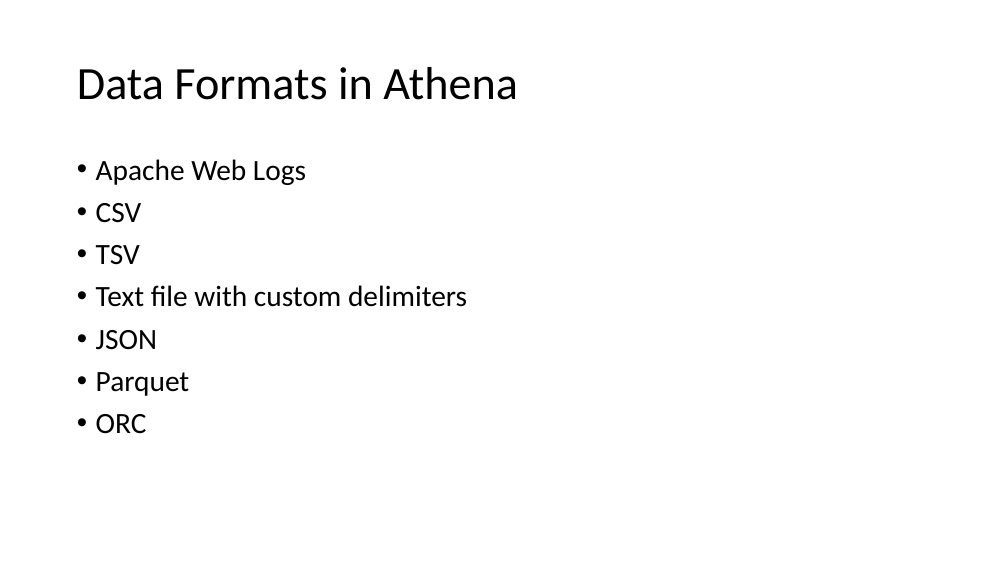
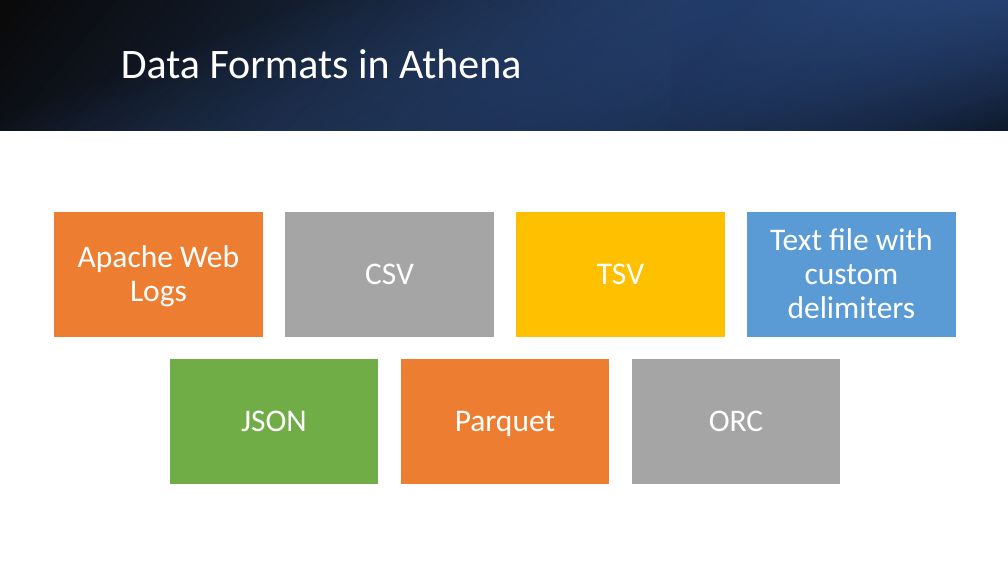
Before and after one commit to kunaldas926/ppt, a slide deck: slide 12 of Presentation1.pptx (slide 11 before the commit). Drawn at 1008x567 pixels with LibreOffice and Linux fonts; fonts in the diff are those of the drawing. Boxes give left, top, right and bottom in pixels: in the first picture for what was removed or moved away, otherwise in the second. Text is boxed around its words. In the diff, an @@ line names an element or a change of style, - is before the commit and + after.

```diff
--- a/Presentation1.pptx
+++ b/Presentation1.pptx
@@ rectangle added at bbox=[0, 0, 1008, 130], fill gradient #000000 to #2F5597 @@
@@ rectangle added at bbox=[0, 0, 1008, 130], fill gradient #4472C4 to #000000 @@
@@ title "Data Formats in Athena": place and size @@
-title "Data Formats in Athena" at bbox=[77, 67, 518, 100]
+title "Data Formats in Athena" at bbox=[121, 49, 521, 79]
@@ title "Data Formats in Athena" at bbox=[121, 49, 521, 79]: size 44 to 40 pt, text colour #000000 to #FFFFFF @@
@@ rectangle added at bbox=[672, 0, 1008, 130], fill gradient #203864 to #4472C4 @@
@@ text removed at bbox=[96, 159, 467, 434] @@
-• Apache Web Logs
-• CSV
-• TSV
-• Text file with custom delimiters
-• JSON
-• Parquet
-• ORC
@@ group added at bbox=[54, 212, 957, 485]: 7 rectangles, 7 texts @@
+Apache Web Logs
+CSV
+TSV
+Text file with custom delimiters
+JSON
+Parquet
+ORC
```
Also in this commit, not shown: 19 other slides changed, 23 slides added.
